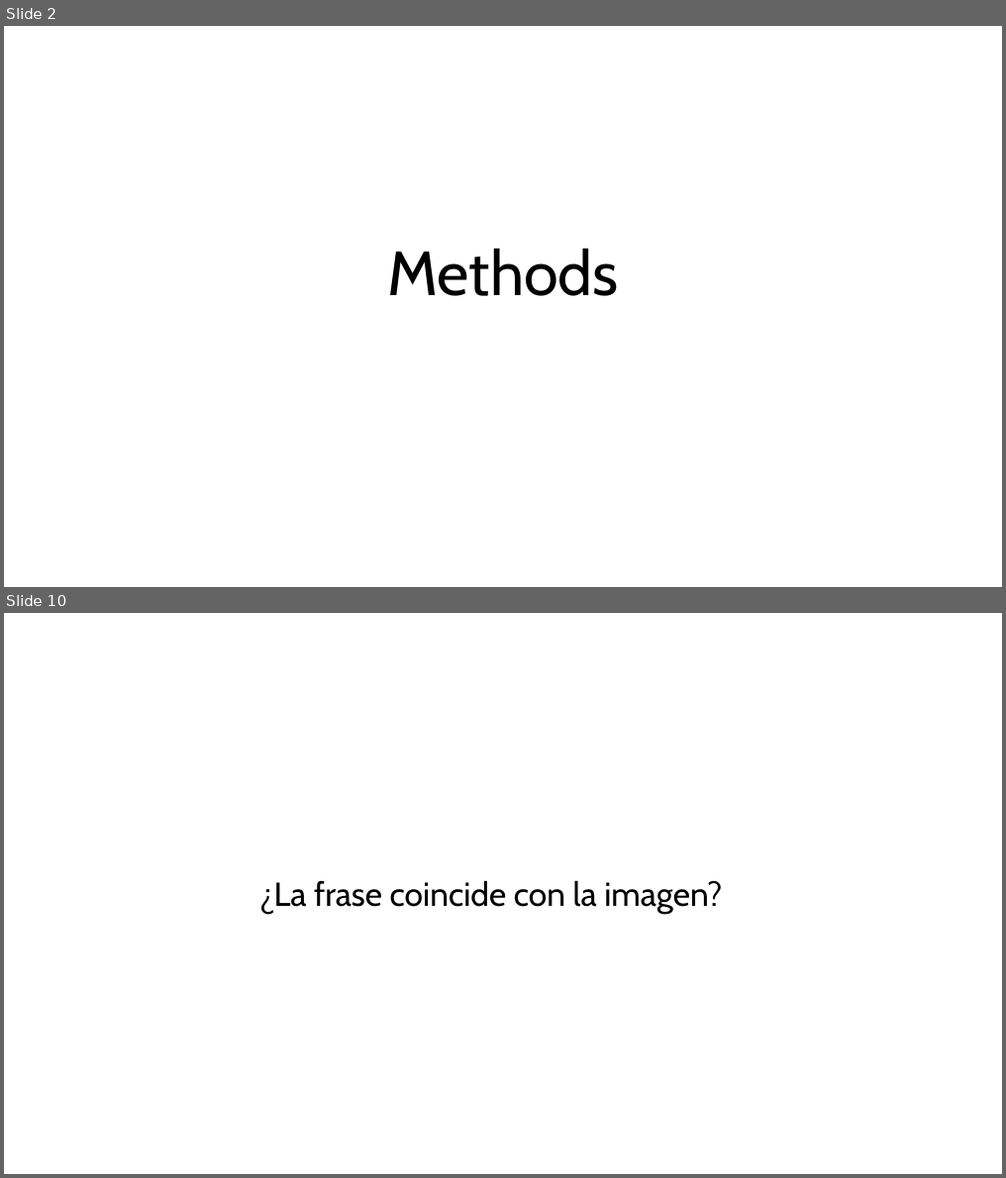
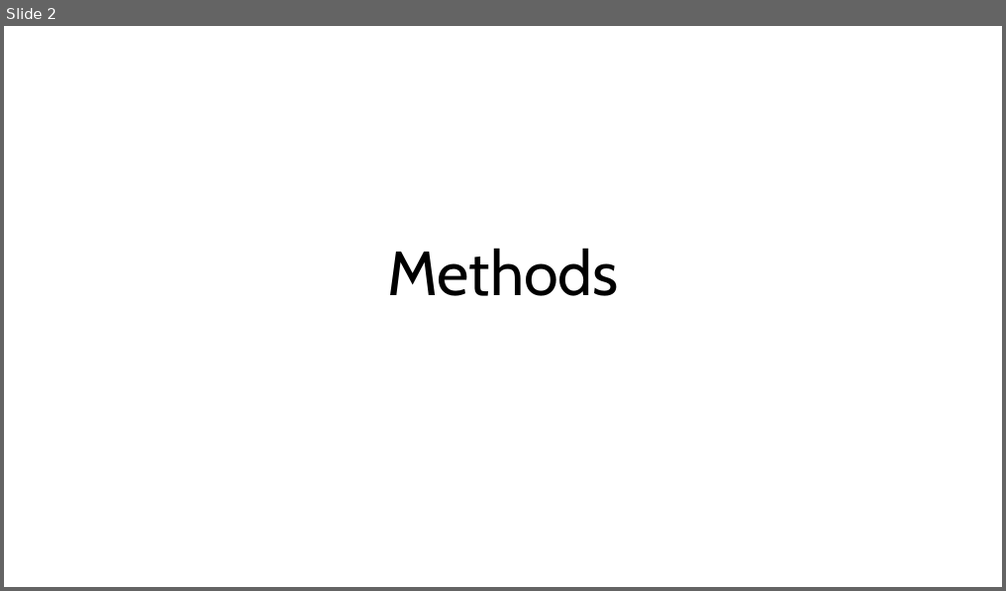
Before and after one commit to RobertEspo/neuro_int_emp, a slide deck: methods.pptx. Shown one above the other, each under a label of ours: slides 2 and 10 before the commit, slide 2 after it; the slides between them are not shown. The pictures are 1006x1178 and 1006x591 pixels, drawn with LibreOffice and Linux fonts; fonts in the diff are those of the drawing. Boxes give left, top, right and bottom in pixels: in the first picture for what was removed or moved away, otherwise in the second. Text is boxed around its words. In the diff, an @@ line names an element or a change of style, - is before the commit and + after.

```diff
--- a/methods.pptx
+++ b/methods.pptx
@@ slide 10 removed at [4, 613, 1002, 1174], background #FFFFFF @@
@@ text removed at [259, 880, 722, 914] @@
-¿La frase coincide con la imagen?
```
Also in this commit, not shown: 5 slides changed, 3 slides added, 3 other slides removed, 1 other file.
